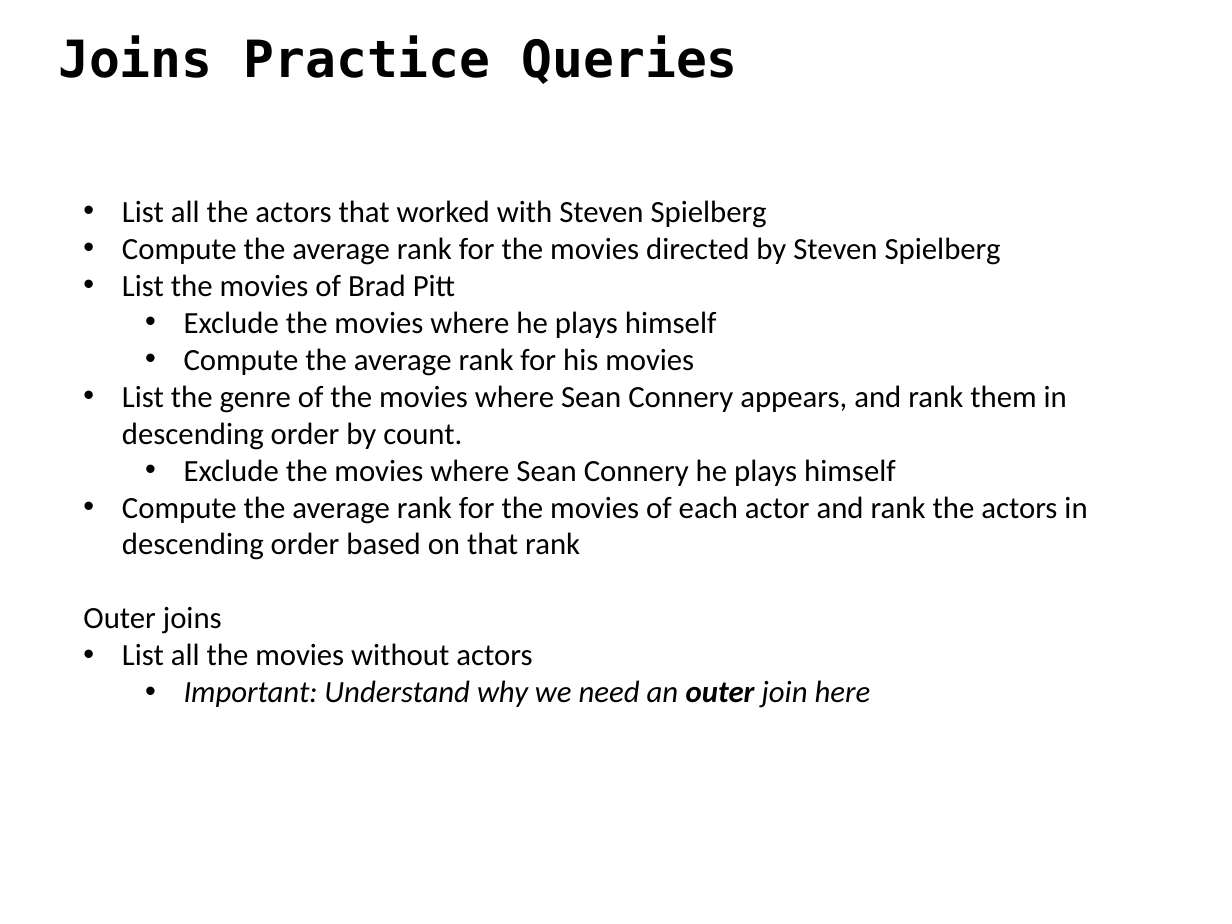
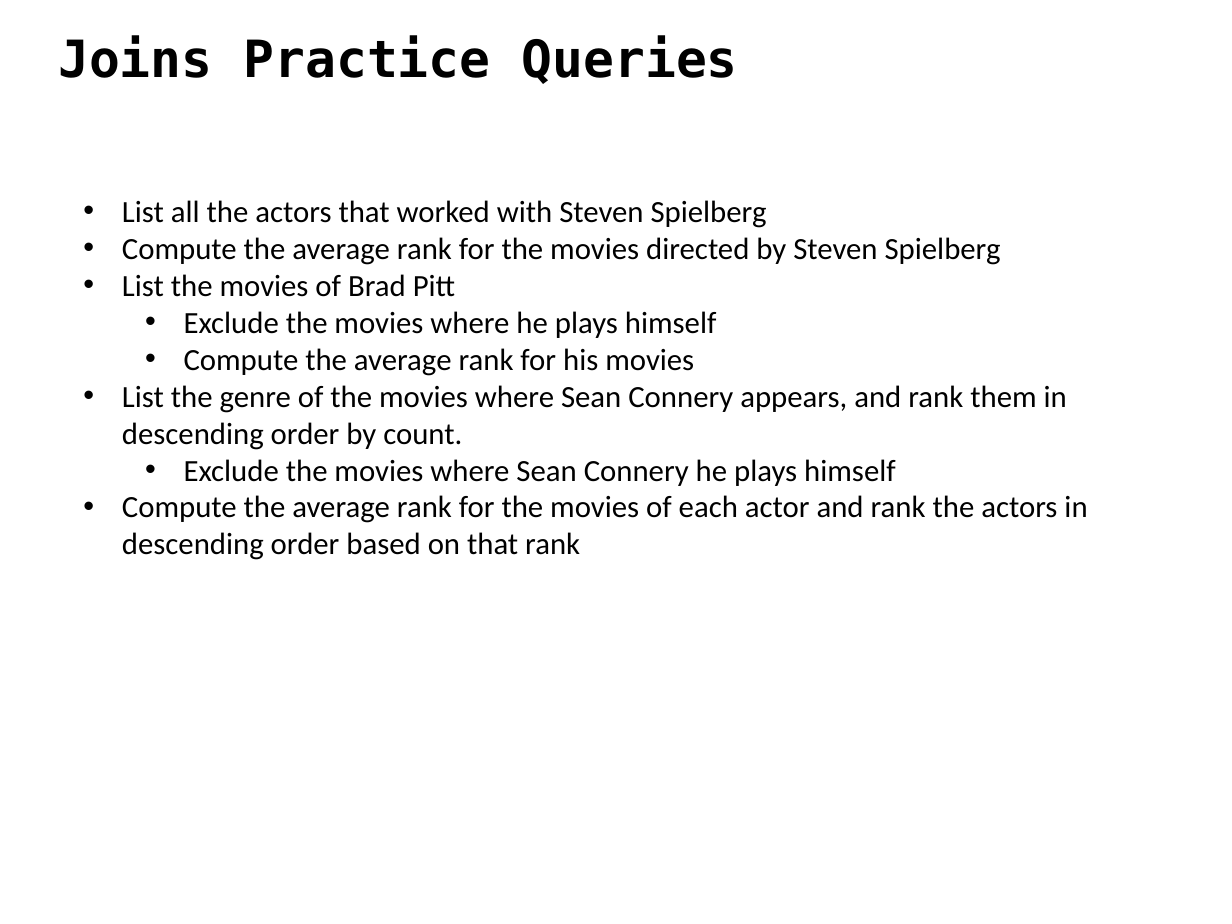
Before and after one commit to ipeirotis/dealing_with_data, a slide deck: slide 42 of 3-SQL/C-SQL.pptx (slide 34 before the commit). Drawn at 1232x924 pixels with LibreOffice and Linux fonts; fonts in the diff are those of the drawing. Boxes give left, top, right and bottom in pixels: in the first picture for what was removed or moved away, otherwise in the second. Text is boxed around its words. In the diff, an @@ line names an element or a change of style, - is before the commit and + after.

```diff
--- a/3-SQL/C-SQL.pptx
+++ b/3-SQL/C-SQL.pptx
@@ text at box(83, 607, 871, 707): paragraphs removed @@
-Outer joins
-• List all the movies without actors
-  • Important: Understand why we need an outer join here
```
Also in this commit, not shown: 8 other slides changed, 12 slides added, 1 slide removed.
